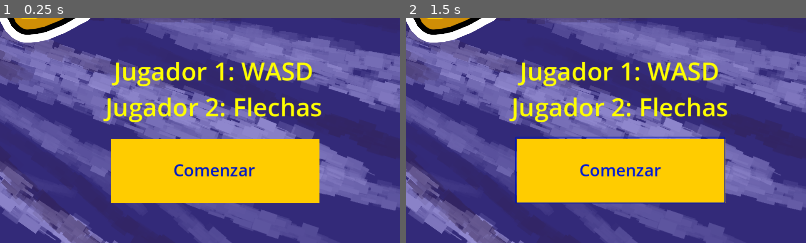
Above: before the commit, frames 1-2 (left to right).
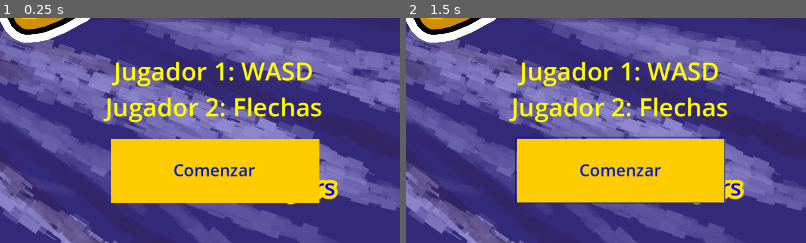
Above: after the commit, the same moments.

Repository: lushoBarlett/ja-je-ji-jo-ju
Game: Godot game, scene res://scenes/Game.tscn
Same seed, same stepped clock (60 frames per second), same inputs: the game is played once before the commit and once after it. Sound files missing from this copy of the repository are replaced by a short silence.
Inputs (mouse positions are % of the whole screen's width and height, from its top left):
- Up to frame 1 (0.25 s): no input
- Up to frame 2 (1.5 s): click (69, 84) at 0.5 s, where only the run after the commit has a clickable "2 Players"; click (87, 84) at 1.25 s, where only the run after the commit has a clickable "3 Players"
The pictures show only the part of the screen within x 50-100%, y 50-100%; the shares and areas given below are measured in that part.

The runs differ from the first frame. In frame 1, 0.4% of the frame differs, in the area x 71-85%, y 71-84%; in frame 2, 0.4%.

Commit message:
Agrega soporte para 3players al menu, agrega botones

Diff:
--- a/scenes/ui/Title.tscn
+++ b/scenes/ui/Title.tscn
@@ -1,38 +1,48 @@
-[gd_scene load_steps=3 format=3 uid="uid://s0fhny31o8ob"]
+[gd_scene load_steps=4 format=3 uid="uid://s0fhny31o8ob"]
 
 [ext_resource type="Texture2D" uid="uid://65g4smmecung" path="res://assets/menu-carga.png" id="1_4l63k"]
+[ext_resource type="Script" path="res://scripts/levels/Title.gd" id="1_tcr5g"]
 [ext_resource type="AudioStream" uid="uid://dp6eyhj63xeoe" path="res://assets/jajejijoju.wav" id="2_4640q"]
 
-[node name="GameNext" type="Control"]
+[node name="Title" type="Control"]
 process_mode = 3
 z_index = 5
 layout_mode = 3
 anchors_preset = 0
+script = ExtResource("1_tcr5g")
 
 [node name="TextureRect" type="TextureRect" parent="."]
 layout_mode = 0
-offset_right = 40.0
-offset_bottom = 40.0
+offset_right = 1920.0
+offset_bottom = 1080.0
 texture = ExtResource("1_4l63k")
 
-[node name="ColorRect" type="ColorRect" parent="."]
+[node name="2Players" type="Button" parent="."]
 layout_mode = 0
-offset_left = 1226.0
-offset_top = 830.0
-offset_right = 1266.0
-offset_bottom = 870.0
-scale = Vector2(12.5211, 3.84)
-color = Color(1, 0.8, 0, 1)
+offset_left = 1173.0
+offset_top = 823.0
+offset_right = 1484.0
+offset_bottom = 983.0
+theme_override_colors/font_color = Color(0, 0, 1, 1)
+theme_override_colors/font_outline_color = Color(0.996078, 0.882353, 0, 1)
+theme_override_constants/outline_size = 33
+theme_override_font_sizes/font_size = 55
+text = "2
+Players"
+flat = true
 
-[node name="Comenzar" type="Button" parent="."]
-modulate = Color(0, 0.101961, 0.894118, 1)
+[node name="3Players" type="Button" parent="."]
 layout_mode = 0
-offset_left = 1224.0
+offset_left = 1515.0
 offset_top = 827.0
-offset_right = 1724.0
-offset_bottom = 983.0
-theme_override_font_sizes/font_size = 40
-text = "Comenzar"
+offset_right = 1822.0
+offset_bottom = 987.0
+theme_override_colors/font_color = Color(0, 0, 1, 1)
+theme_override_colors/font_outline_color = Color(0.996078, 0.882353, 0, 1)
+theme_override_constants/outline_size = 33
+theme_override_font_sizes/font_size = 55
+text = "3
+Players"
 flat = true
 
 [node name="Label" type="Label" parent="."]
@@ -51,3 +61,32 @@
 [node name="AudioStreamPlayer" type="AudioStreamPlayer" parent="."]
 stream = ExtResource("2_4640q")
 autoplay = true
+
+[node name="ComenzarButton" type="Control" parent="."]
+anchors_preset = 0
+offset_right = 40.0
+offset_bottom = 40.0
+
+[node name="ColorRect" type="ColorRect" parent="ComenzarButton"]
+layout_mode = 0
+offset_left = 1226.0
+offset_top = 830.0
+offset_right = 1266.0
+offset_bottom = 870.0
+scale = Vector2(12.5211, 3.84)
+color = Color(1, 0.8, 0, 1)
+
+[node name="Comenzar" type="Button" parent="ComenzarButton"]
+modulate = Color(0, 0.101961, 0.894118, 1)
+layout_mode = 0
+offset_left = 1224.0
+offset_top = 827.0
+offset_right = 1724.0
+offset_bottom = 983.0
+theme_override_font_sizes/font_size = 40
+text = "Comenzar"
+flat = true
+
+[connection signal="pressed" from="2Players" to="." method="_on_2players_pressed"]
+[connection signal="pressed" from="3Players" to="." method="_on_3players_pressed"]
+[connection signal="pressed" from="ComenzarButton/Comenzar" to="." method="_on_comenzar_pressed"]
